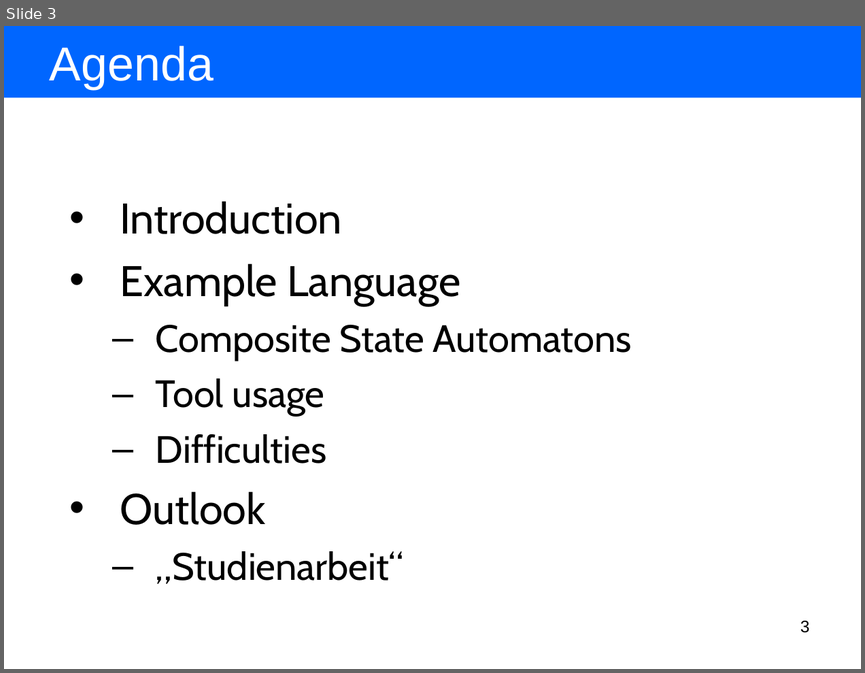
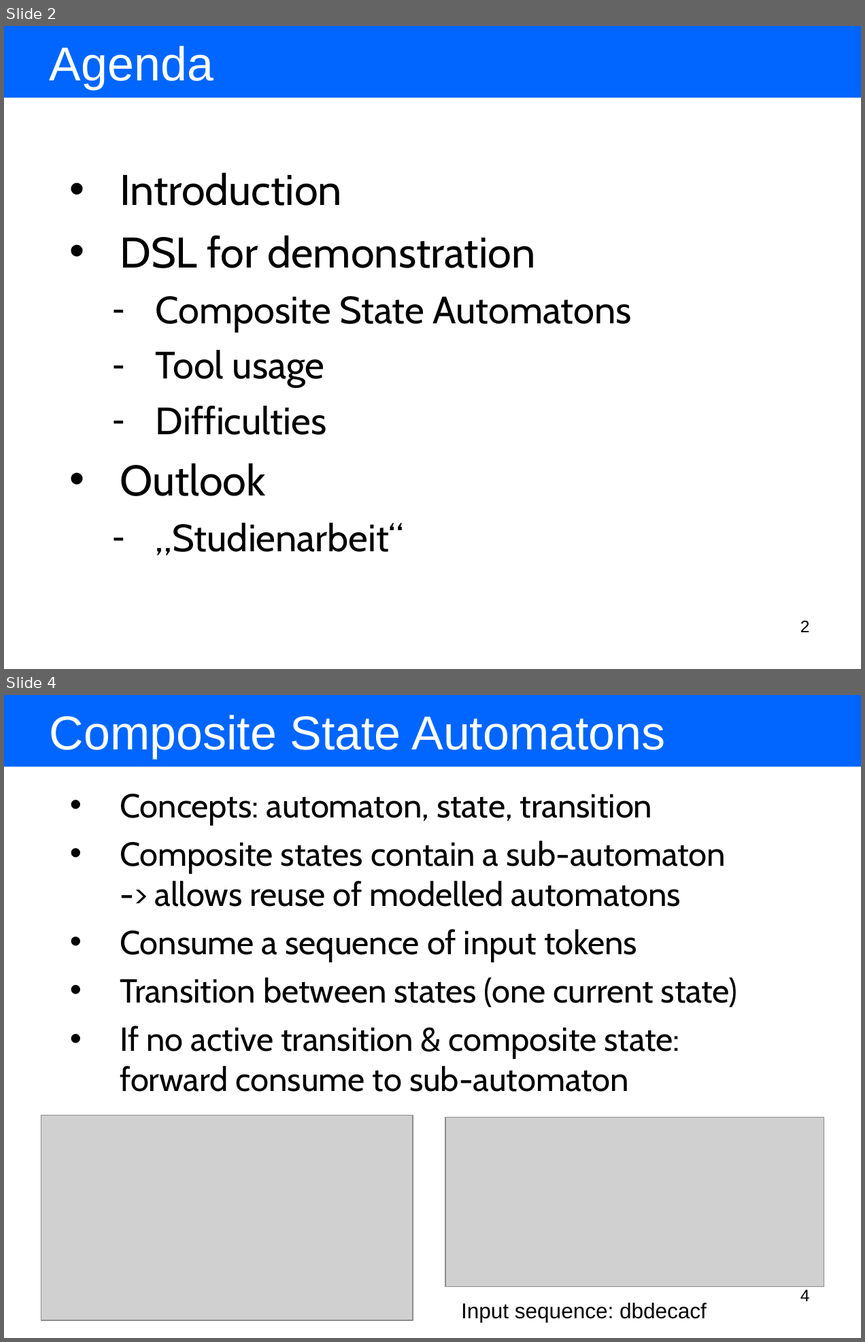
Before and after one commit to BackupTheBerlios/amof2-svn, a slide deck: trunk/hub.sam.stateautomaton/resources/presentation/using our tools for model driven language development.ppt. Shown one above the other, each under a label of ours: slide 3 before the commit, slides 2 and 4 after it; the slides between them are not shown. The pictures are 865x673 and 865x1342 pixels, drawn with LibreOffice and Linux fonts; fonts in the diff are those of the drawing; grey boxes stand for pictures. Boxes give left, top, right and bottom in pixels: in the first picture for what was removed or moved away, otherwise in the second. Text is boxed around its words. In the diff, an @@ line names an element or a change of style, - is before the commit and + after.

```diff
--- a/trunk/hub.sam.stateautomaton/resources/presentation/using our tools for model driven language development.ppt
+++ b/trunk/hub.sam.stateautomaton/resources/presentation/using our tools for model driven language development.ppt
@@ slide 4 added at bbox=[4, 695, 861, 1338], background #FFFFFF @@
@@ rectangle added at bbox=[4, 695, 861, 767], fill #0066FF @@
@@ text added at bbox=[50, 715, 665, 758], 40 pt, text #FFFFFF @@
+Composite State Automatons
@@ text added at bbox=[120, 794, 738, 1091], 28 pt, text #000000 @@
+• Concepts: automaton, state, transition
+• Composite states contain a sub-automaton
+  -> allows reuse of modelled automatons
+• Consume a sequence of input tokens
+• Transition between states (one current state)
+• If no active transition & composite state: forward consume to sub-automaton
@@ picture added at bbox=[41, 1115, 413, 1320] @@
@@ picture added at bbox=[445, 1117, 824, 1286] @@
@@ text added at bbox=[461, 1302, 706, 1322], 18 pt, text #000000 @@
+Input sequence: dbdecacf
@@ page number added at bbox=[800, 1289, 810, 1301], 14 pt, text #000000 @@
+4
@@ what was slide 3 is now slide 2 @@
@@ slide 2 changed as well @@
@@ text at bbox=[120, 235, 535, 268]: text changed @@
-• Example Language
+• DSL for demonstration
@@ text at bbox=[156, 296, 632, 555]: bullet – to - @@
@@ page number at bbox=[800, 620, 810, 632]: text changed @@
-3
+2
```
Also in this commit, not shown: 6 other slides changed, 19 other slides added, 7 slides removed, 1 other file.
